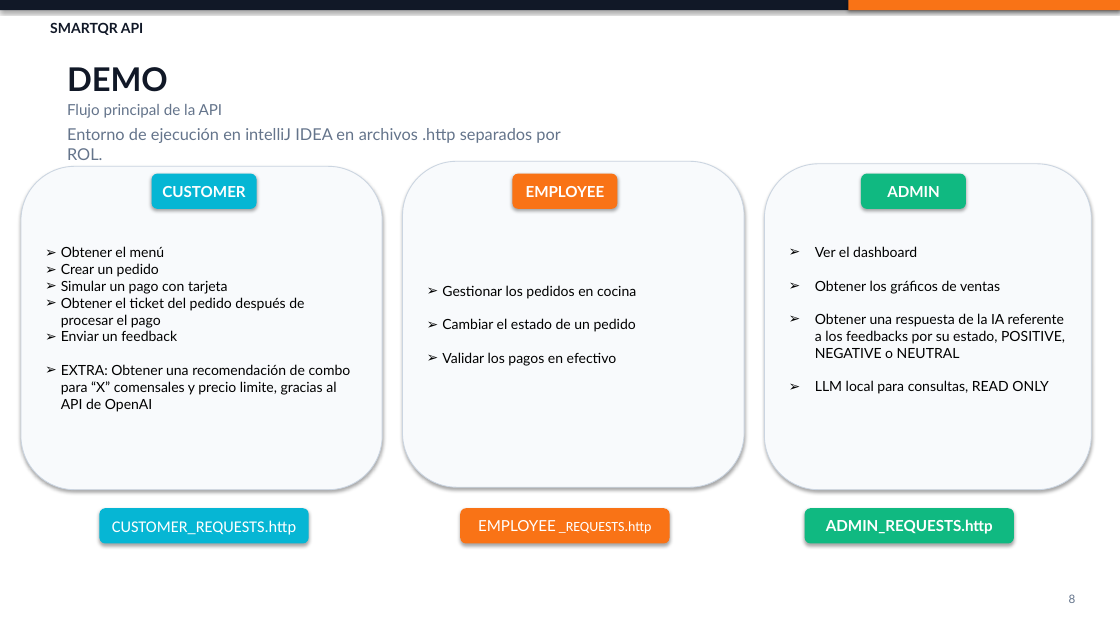
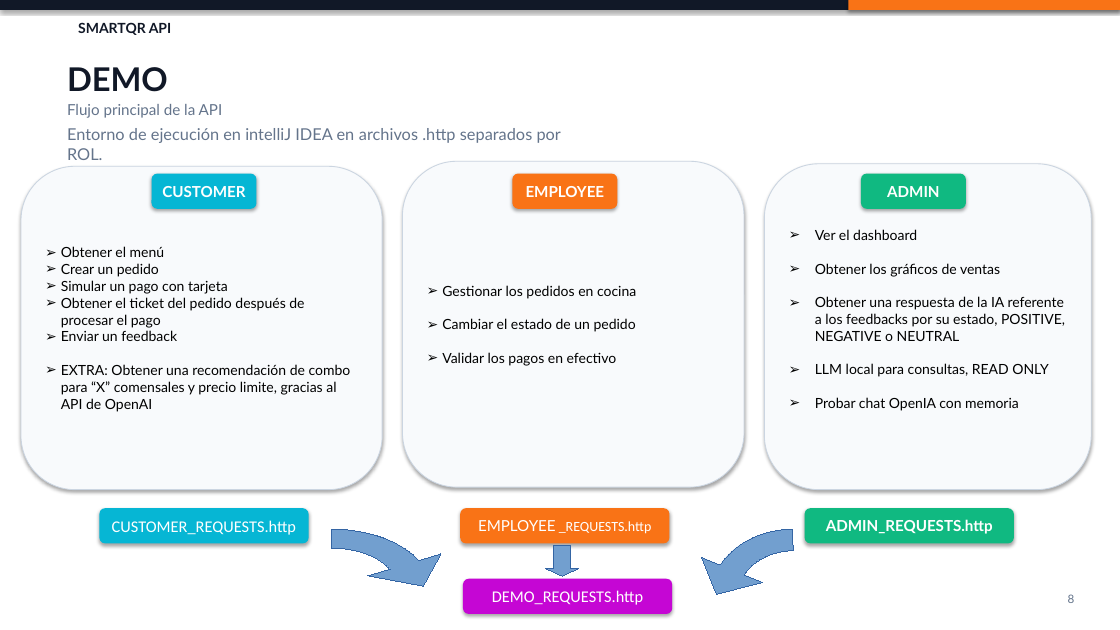
Before and after one commit to fcomanuelcandela90-dev/SmartQR_API, a slide deck: slide 8 of docs/SMARTQR_PRESENTATION.pptx. Drawn at 1120x630 pixels with LibreOffice and Linux fonts; fonts in the diff are those of the drawing. Boxes give left, top, right and bottom in pixels: in the first picture for what was removed or moved away, otherwise in the second. Text is boxed around its words. In the diff, an @@ line names an element or a change of style, - is before the commit and + after.

Commit message:
docs: finalize SmartQR delivery materials

```diff
--- a/docs/SMARTQR_PRESENTATION.pptx
+++ b/docs/SMARTQR_PRESENTATION.pptx
@@ text "SMARTQR API" moved from (x1=50, y1=22, x2=144, y2=35) to (x1=78, y1=22, x2=172, y2=35) @@
@@ proportions changed in 6 elements at (x1=21, y1=166, x2=382, y2=490), (x1=402, y1=161, x2=744, y2=487), (x1=513, y1=174, x2=618, y2=209), (x1=99, y1=508, x2=308, y2=544), (x1=460, y1=508, x2=670, y2=544), (x1=765, y1=164, x2=1091, y2=490) @@
@@ text in rounded rectangle at (x1=815, y1=397, x2=1019, y2=411): paragraph added @@
+➢ Probar chat OpenIA con memoria
@@ freeform shape added at (x1=232, y1=529, x2=430, y2=630), fill #729FCF, outline #3465A4 0 pt @@
@@ freeform shape added at (x1=711, y1=529, x2=876, y2=630), fill #729FCF, outline #3465A4 0 pt @@
@@ down arrow added at (x1=546, y1=546, x2=579, y2=576), fill #729FCF, outline #3465A4 0 pt @@
@@ rounded rectangle added at (x1=463, y1=579, x2=672, y2=614), fill #C506D4, 14 pt, text #FFFFFF @@
+DEMO_REQUESTS.http
```
Also in this commit, not shown: 8 other slides changed, 6 other files.
